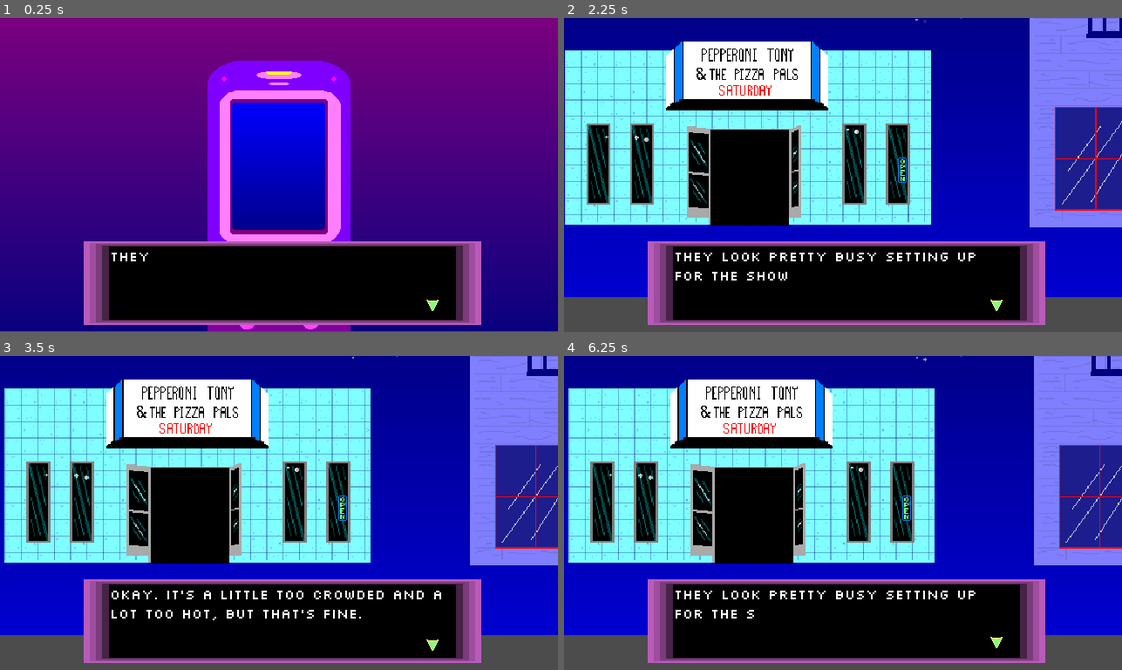
Above: before the commit, frames 1-4 (two rows, left to right).
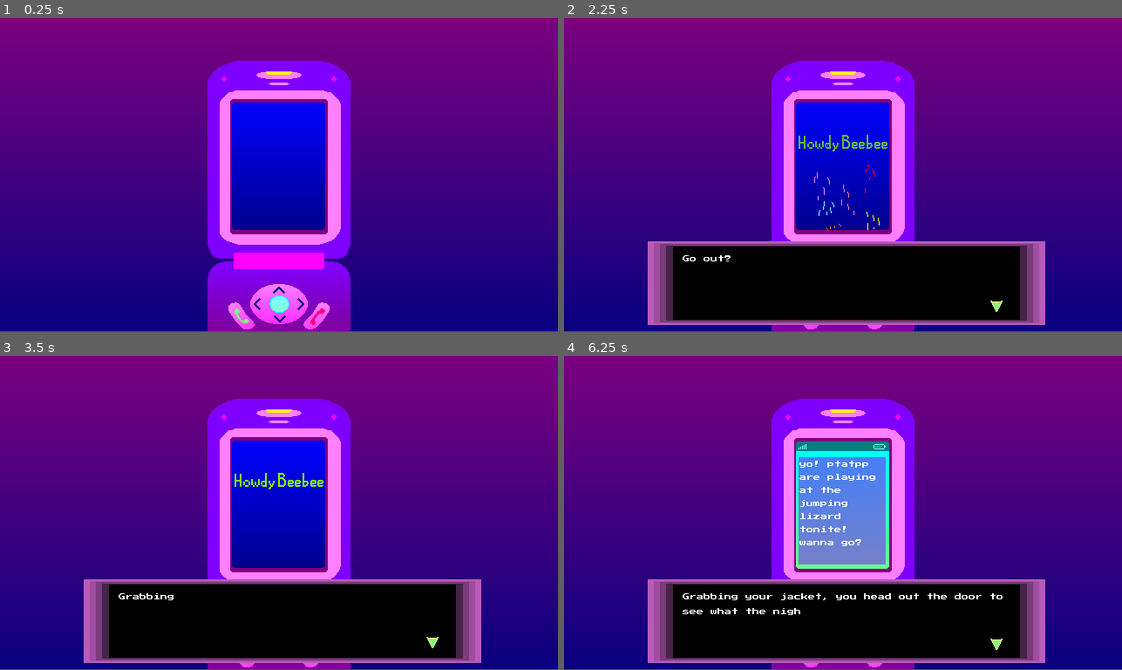
Above: after the commit, the same moments.

Repository: ghultquist/GroceryRun
Game: Godot game, scene res://Main.tscn
The game is run twice, just before and just after one commit, with the same random seed, the same clock (stepped at 60 frames per second) and the same inputs.
Inputs (mouse positions are in pixels of both pictures, inside the frame that each line leads up to):
- Up to frame 1 (0.25 s): no input
- Up to frame 2 (2.25 s): click (843, 134) at 0.5 s; click (865, 212) at 1.27 s; click (820, 212) at 2.02 s
- Up to frame 3 (3.5 s): tap Enter (ui_accept) at 2.75, 3.05 s; hold D (right) from 2.78 s (still down); hold H (hide) from 2.78 s (still down); tap W (jump) at 3.02, 3.32 s
- Up to frame 4 (6.25 s): release H (hide) at 3.53 s; tap Enter (ui_accept) at 3.6, 5.3, 5.85 s; tap W (jump) at 3.77, 3.8, 4.07, 4.35, 5.27, 5.57, 6.02, 6.05 s; release D (right) at 4.28 s; hold A (left) 4.28-5.03 s; hold H (hide) 4.28-5.03 s; hold D (right) from 5.03 s (still down); tap H (hide) at 5.1 s

The runs differ from the first frame. In frame 1, 19% of the frame differs, in the area x 15-87%, y 71-98%; in frame 2, 81%; in frame 3, 82%, in the area x 0-100%, y 0-100%; in frame 4, 82%.

Commit message:
Complete branching dialogue system

Diff:
--- a/DialogueBox.gd
+++ b/DialogueBox.gd
@@ -17,6 +17,10 @@
 var phrasefinished = false
 var textSpeed = 0.05
 
+var makingChoice = false
+var choice = 0
+var selected = load("res://Assets/textbox_hover.png")
+
 func _ready():
 	$Timer.wait_time = textSpeed
 	loadDialogue(dialoguePath)
@@ -25,6 +29,21 @@
 	if Input.is_action_just_pressed("ui_accept"):
 		if phrasefinished == true:
 			setDialogue()
+	if makingChoice == true:
+		if Input.is_action_just_pressed("ui_up"):
+			$choice1.set_normal_texture(selected)
+			$choice2.set_normal_texture(null)
+			choice = 1
+			print("choice 1 selected")
+		elif Input.is_action_just_pressed("ui_down"):
+			$choice2.set_normal_texture(selected)
+			$choice1.set_normal_texture(null)
+			choice = 2
+			print("choice 2 selected")
+		if choice != 0:
+			if Input.is_action_just_pressed("ui_accept"):
+				selectingChoice(choice)
+
 
 func loadDialogue(filePath):
 	var file = File.new()
@@ -33,8 +52,10 @@
 	file.open(filePath, file.READ)
 	dialogueDict = parse_json(file.get_as_text())
 
-func selectDialogue(selection):
-	dialogueSelectDict = dialogueDict[selection]
+func selectDialogue(dialogueSelection):
+	clearVars()
+
+	dialogueSelectDict = dialogueDict[dialogueSelection]
 	dialogue = dialogueSelectDict["text"]
 	choicesDict = dialogueSelectDict["choices"]
 	if dialogue != []:
@@ -49,11 +70,27 @@
 	$choice2/choiceText.bbcode_text = choice2Dict["text"]
 	$choice1.show()
 	$choice2.show()
+	$arrow.hide()
+	makingChoice = true
 
-func _on_choice1_pressed():
-	selectDialogue(choice1Dict["next"])
-func _on_choice2_pressed():
-	selectDialogue(choice2Dict["next"])
+func clearVars():
+	$choice1.hide()
+	$choice2.hide()
+	makingChoice = false
+	dialogue = []
+	dialogueSelectDict = {}
+	choicesDict = {}
+	choice1Dict = {}
+	choice2Dict = {}
+	choice = 0
+	$arrow.show()
+
+func selectingChoice(choiceMade):
+	phraseIndex = 0
+	if choiceMade == 1:
+		selectDialogue(choice1Dict["next"])
+	elif choiceMade == 2:
+		selectDialogue(choice2Dict["next"])
 
 func setDialogue():
 	if phraseIndex < dialogue.size():
@@ -71,10 +108,6 @@
 		setChoices()
 	else:
 		emit_signal("finished")
-		dialogue = []
-		dialogueSelectDict = {}
-		choicesDict = {}
-		choice1Dict = {}
-		choice2Dict = {}
+		clearVars()
 		queue_free()
 		finished = true
--- a/Main.tscn
+++ b/Main.tscn
@@ -1,14 +1,6 @@
-[gd_scene load_steps=4 format=2]
+[gd_scene load_steps=2 format=2]
 
 [ext_resource path="res://Main.gd" type="Script" id=1]
-[ext_resource path="res://world.tscn" type="PackedScene" id=3]
-[ext_resource path="res://jumpinglizard.tscn" type="PackedScene" id=4]
 
 [node name="Main" type="Node2D"]
 script = ExtResource( 1 )
-
-[node name="world" parent="." instance=ExtResource( 3 )]
-visible = false
-
-[node name="jumpinglizard" parent="." instance=ExtResource( 4 )]
-visible = false
--- a/dialogue.tscn
+++ b/dialogue.tscn
@@ -1,12 +1,14 @@
 [gd_scene load_steps=10 format=2]
 
 [ext_resource path="res://Assets/textbox.png" type="Texture" id=1]
-[ext_resource path="res://Assets/Fonts/Silkscreen/Silkscreen-Regular.ttf" type="DynamicFontData" id=2]
+[ext_resource path="res://Assets/Fonts/Press_Start_2P/PressStart2P-Regular.ttf" type="DynamicFontData" id=2]
 [ext_resource path="res://Assets/dialogue_arrow-export.png" type="Texture" id=3]
 [ext_resource path="res://DialogueBox.gd" type="Script" id=4]
 [ext_resource path="res://dialogueChoice.tscn" type="PackedScene" id=5]
 
 [sub_resource type="DynamicFont" id=5]
+size = 8
+extra_spacing_bottom = 8
 font_data = ExtResource( 2 )
 
 [sub_resource type="Theme" id=2]
@@ -68,16 +70,32 @@
 [node name="RichTextLabel" type="RichTextLabel" parent="DialogueBox"]
 anchor_right = 1.0
 anchor_bottom = 1.0
-margin_left = 30.0
-margin_top = 6.0
-margin_right = -30.0
-margin_bottom = -5.99976
+margin_left = 40.0
+margin_top = 16.0
+margin_right = -40.0
+margin_bottom = -15.9998
 rect_clip_content = false
 theme = SubResource( 2 )
 bbcode_enabled = true
 bbcode_text = "This is a placeholder text for the dialogue box in my game!!! It needs to be longer so... \"Look alive, Sunshine. 109 in the sky but the pigs won't quit.\""
 text = "This is a placeholder text for the dialogue box in my game!!! It needs to be longer so... \"Look alive, Sunshine. 109 in the sky but the pigs won't quit.\""
 scroll_active = false
+
+[node name="Timer" type="Timer" parent="DialogueBox"]
+
+[node name="choice1" parent="DialogueBox" instance=ExtResource( 5 )]
+visible = false
+margin_left = 35.0
+margin_top = 10.0
+margin_right = 201.4
+margin_bottom = 41.96
+
+[node name="choice2" parent="DialogueBox" instance=ExtResource( 5 )]
+visible = false
+margin_left = 35.0
+margin_top = 52.0
+margin_right = 201.4
+margin_bottom = 83.96
 
 [node name="arrow" type="Sprite" parent="DialogueBox"]
 position = Vector2( 400, 79.9999 )
@@ -88,13 +106,5 @@
 anims/IDLE = SubResource( 3 )
 anims/RESET = SubResource( 4 )
 
-[node name="Timer" type="Timer" parent="DialogueBox"]
-
-[node name="choice1" parent="DialogueBox" instance=ExtResource( 5 )]
-visible = false
-
-[node name="choice2" parent="DialogueBox" instance=ExtResource( 5 )]
-visible = false
-
 [connection signal="pressed" from="DialogueBox/choice1" to="DialogueBox" method="_on_choice1_pressed"]
 [connection signal="pressed" from="DialogueBox/choice2" to="DialogueBox" method="_on_choice2_pressed"]
--- a/dialogueChoice.tscn
+++ b/dialogueChoice.tscn
@@ -1,9 +1,11 @@
-[gd_scene load_steps=7 format=2]
+[gd_scene load_steps=8 format=2]
 
-[ext_resource path="res://Assets/Fonts/Silkscreen/Silkscreen-Regular.ttf" type="DynamicFontData" id=1]
+[ext_resource path="res://Assets/Fonts/Press_Start_2P/PressStart2P-Regular.ttf" type="DynamicFontData" id=1]
 [ext_resource path="res://Assets/dialogue_arrow-export.png" type="Texture" id=2]
+[ext_resource path="res://Assets/textbox_hover.png" type="Texture" id=3]
 
 [sub_resource type="DynamicFont" id=1]
+size = 8
 font_data = ExtResource( 1 )
 
 [sub_resource type="Theme" id=2]
@@ -41,11 +43,18 @@
 }
 
 [node name="choice" type="TextureButton"]
+anchor_right = 0.6
+anchor_bottom = 0.089
+margin_right = -8.0
+margin_bottom = -0.0400009
+texture_hover = ExtResource( 3 )
+texture_focused = ExtResource( 3 )
 
 [node name="choiceText" type="RichTextLabel" parent="."]
-margin_left = 32.0
-margin_right = 384.0
-margin_bottom = 56.0
+margin_left = 33.0
+margin_top = 8.0
+margin_right = 385.0
+margin_bottom = 19.0
 rect_clip_content = false
 theme = SubResource( 2 )
 text = "Option 1 or whatever this is lol"
--- a/phone.gd
+++ b/phone.gd
@@ -33,28 +33,8 @@
 	$SettingsBtmIcon.hide()
 	$TextboxBG.show()
 	$Text.show()
-	$YesBtn.show()
-	$NoBtn.show()
+	dialogue("000")
 
-
-func _on_YesBtn_pressed():
-	queue_free()
-
-
-
-
-func _on_NoBtn_pressed():
-	if noCount == 0:
-		dialogue("001")
-		noCount += 1
-	elif noCount == 1:
-		dialogue("002")
-		noCount+= 1
-	elif noCount == 2:
-		dialogue("003")
-		noCount += 1
-	else:
-		pass
 
 func dialogue(index):
 	d = dialogueBoxScene.instance()
--- a/phone.tscn
+++ b/phone.tscn
@@ -11,7 +11,7 @@
 [ext_resource path="res://Assets/timebarArrow.png" type="Texture" id=9]
 [ext_resource path="res://Assets/PhoneSequence/SettingsButtonOp2.png" type="Texture" id=10]
 [ext_resource path="res://Assets/PhoneSequence/phone_textbox.png" type="Texture" id=11]
-[ext_resource path="res://Assets/Fonts/Silkscreen/Silkscreen-Regular.ttf" type="DynamicFontData" id=12]
+[ext_resource path="res://Assets/Fonts/Press_Start_2P/PressStart2P-Regular.ttf" type="DynamicFontData" id=12]
 [ext_resource path="res://Assets/PhoneSequence/phone_StartBG.png" type="Texture" id=13]
 [ext_resource path="res://Assets/PhoneSequence/phone_PauseBG.png" type="Texture" id=14]
 [ext_resource path="res://Assets/PhoneSequence/Opening/phone_open2.png" type="Texture" id=15]
@@ -28,6 +28,7 @@
 
 [sub_resource type="DynamicFont" id=3]
 size = 8
+extra_spacing_bottom = 4
 font_data = ExtResource( 12 )
 
 [sub_resource type="Animation" id=1]
--- a/project.godot
+++ b/project.godot
@@ -50,10 +50,32 @@
 
 [input]
 
+ui_left={
+"deadzone": 0.5,
+"events": [ Object(InputEventKey,"resource_local_to_scene":false,"resource_name":"","device":0,"alt":false,"shift":false,"control":false,"meta":false,"command":false,"pressed":false,"scancode":16777231,"physical_scancode":0,"unicode":0,"echo":false,"script":null)
+, Object(InputEventJoypadButton,"resource_local_to_scene":false,"resource_name":"","device":0,"button_index":14,"pressure":0.0,"pressed":false,"script":null)
+, Object(InputEventKey,"resource_local_to_scene":false,"resource_name":"","device":0,"alt":false,"shift":false,"control":false,"meta":false,"command":false,"pressed":false,"scancode":65,"physical_scancode":0,"unicode":0,"echo":false,"script":null)
+ ]
+}
+ui_right={
+"deadzone": 0.5,
+"events": [ Object(InputEventKey,"resource_local_to_scene":false,"resource_name":"","device":0,"alt":false,"shift":false,"control":false,"meta":false,"command":false,"pressed":false,"scancode":16777233,"physical_scancode":0,"unicode":0,"echo":false,"script":null)
+, Object(InputEventJoypadButton,"resource_local_to_scene":false,"resource_name":"","device":0,"button_index":15,"pressure":0.0,"pressed":false,"script":null)
+, Object(InputEventKey,"resource_local_to_scene":false,"resource_name":"","device":0,"alt":false,"shift":false,"control":false,"meta":false,"command":false,"pressed":false,"scancode":68,"physical_scancode":0,"unicode":0,"echo":false,"script":null)
+ ]
+}
 ui_up={
 "deadzone": 0.5,
 "events": [ Object(InputEventKey,"resource_local_to_scene":false,"resource_name":"","device":0,"alt":false,"shift":false,"control":false,"meta":false,"command":false,"pressed":false,"scancode":87,"physical_scancode":0,"unicode":0,"echo":false,"script":null)
 , Object(InputEventJoypadButton,"resource_local_to_scene":false,"resource_name":"","device":0,"button_index":12,"pressure":0.0,"pressed":false,"script":null)
+, Object(InputEventKey,"resource_local_to_scene":false,"resource_name":"","device":0,"alt":false,"shift":false,"control":false,"meta":false,"command":false,"pressed":false,"scancode":16777232,"physical_scancode":0,"unicode":0,"echo":false,"script":null)
+ ]
+}
+ui_down={
+"deadzone": 0.5,
+"events": [ Object(InputEventKey,"resource_local_to_scene":false,"resource_name":"","device":0,"alt":false,"shift":false,"control":false,"meta":false,"command":false,"pressed":false,"scancode":16777234,"physical_scancode":0,"unicode":0,"echo":false,"script":null)
+, Object(InputEventJoypadButton,"resource_local_to_scene":false,"resource_name":"","device":0,"button_index":13,"pressure":0.0,"pressed":false,"script":null)
+, Object(InputEventKey,"resource_local_to_scene":false,"resource_name":"","device":0,"alt":false,"shift":false,"control":false,"meta":false,"command":false,"pressed":false,"scancode":83,"physical_scancode":0,"unicode":0,"echo":false,"script":null)
  ]
 }
 right={
Binary file added: Assets/textbox_hover.aseprite
Binary file added: Assets/textbox_hover.png
Not shown, added: Assets/textbox_hover.png.import
